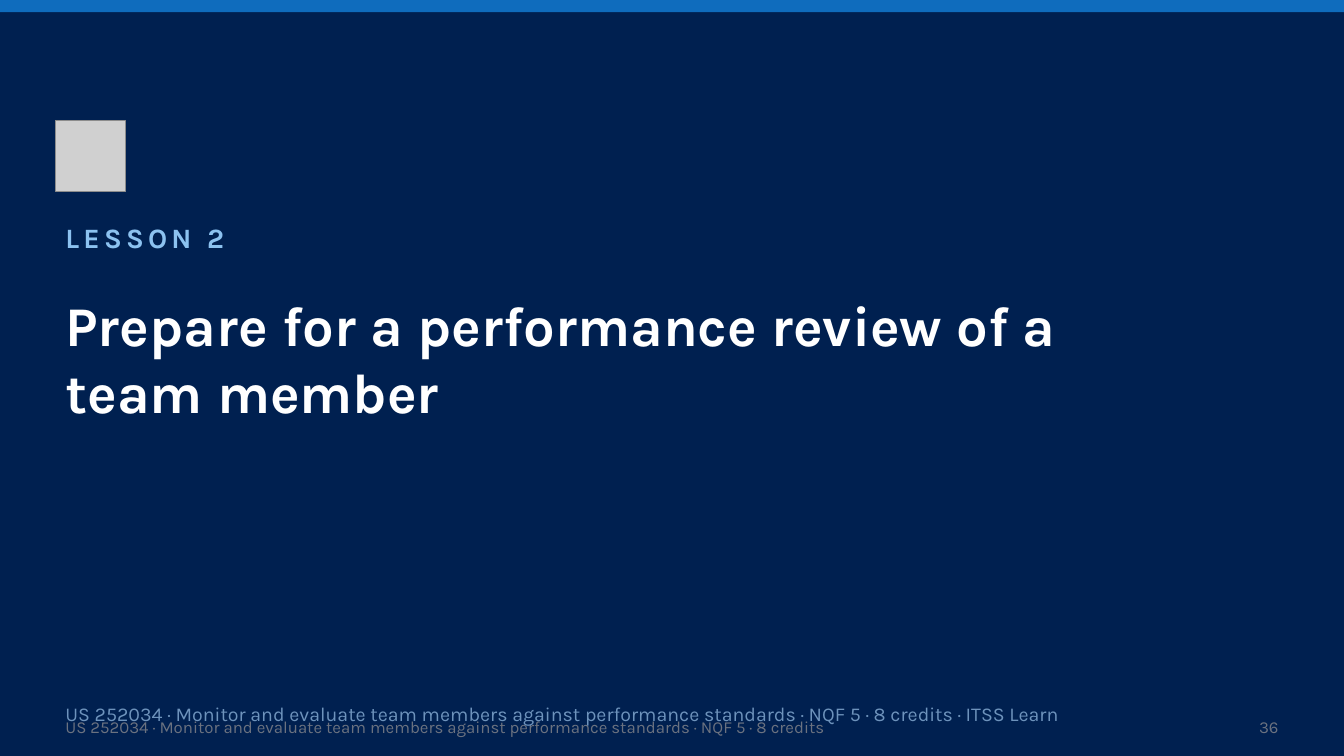
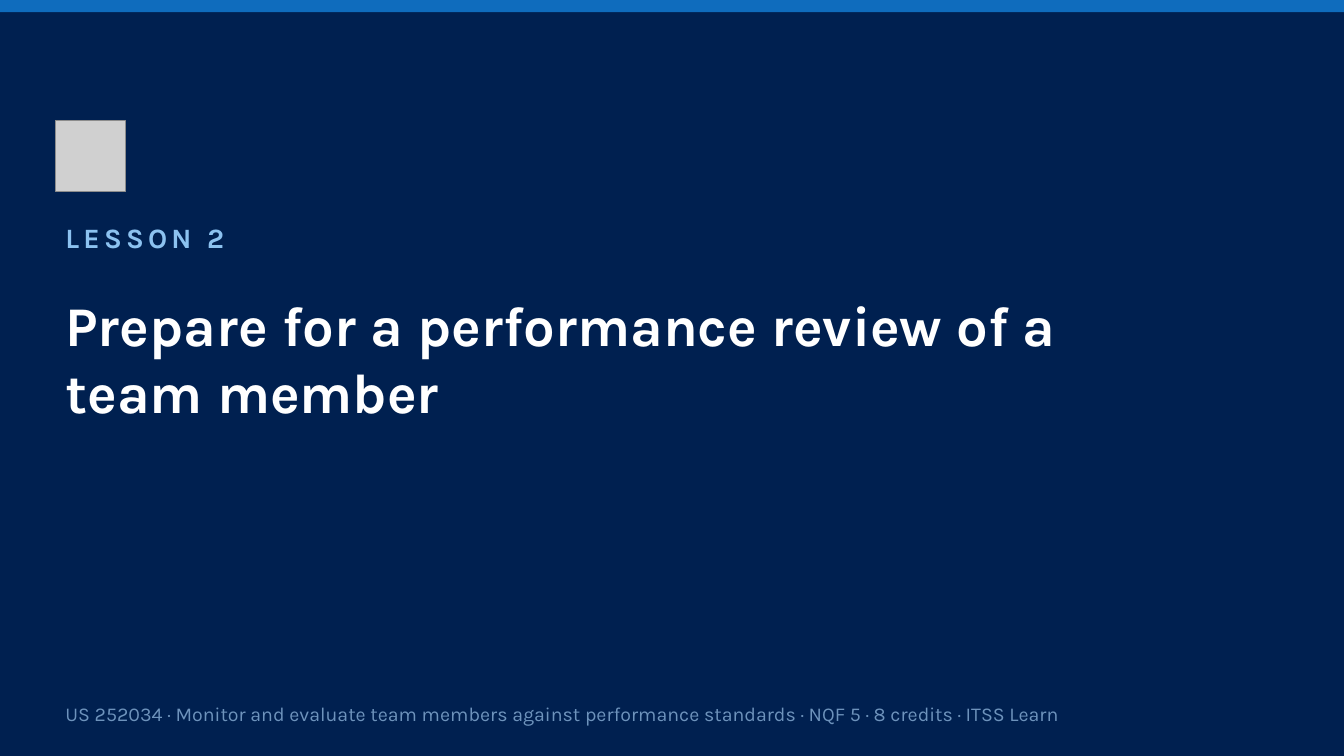
Before and after one commit to andrekyle/ITsystemsupport, a slide deck: slide 36 of public/downloads/US-252034-Monitor-Evaluate-Performance.pptx. Drawn at 1344x756 pixels with LibreOffice and Linux fonts; fonts in the diff are those of the drawing; grey boxes stand for pictures. Boxes give left, top, right and bottom in pixels: in the first picture for what was removed or moved away, otherwise in the second. Text is boxed around its words. In the diff, an @@ line names an element or a change of style, - is before the commit and + after.

Commit message:
Navy slides show a single attribution line - skip the standard footer chrome there

```diff
--- a/public/downloads/US-252034-Monitor-Evaluate-Performance.pptx
+++ b/public/downloads/US-252034-Monitor-Evaluate-Performance.pptx
@@ text removed at (65, 707, 952, 727) @@
-US 252034 · Monitor and evaluate team members against performance standards · NQF 5 · 8 credits
@@ text removed at (1259, 722, 1278, 733) @@
-36
```
Also in this commit, not shown: 3 other slides changed, 3 other files.
